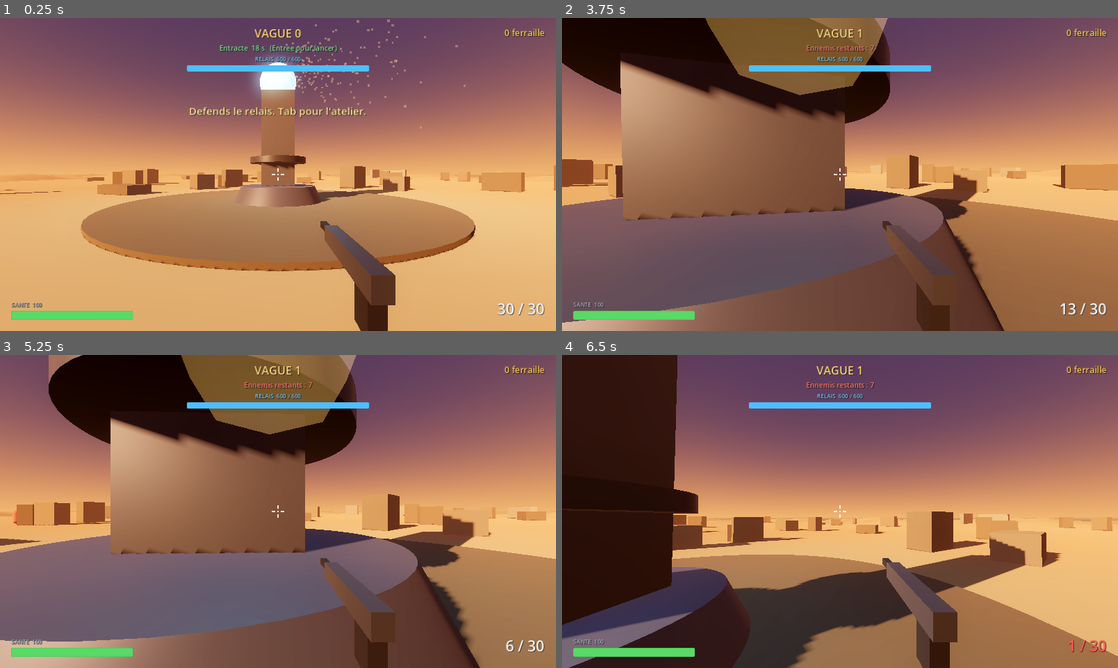
Above: before the commit, frames 1-4 (two rows, left to right).
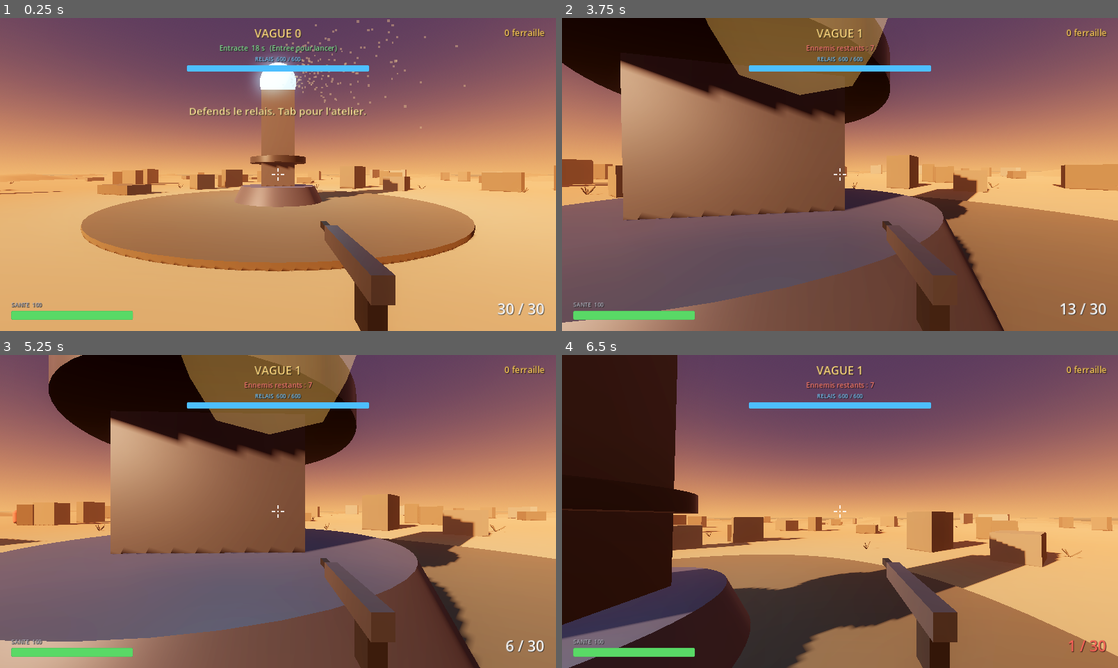
Above: after the commit, the same moments.

Repository: 100zb/tour-de-garde
Game: Godot game, scene res://scenes/main.tscn
Two runs of this game, one before a commit and one after it. Both use one fixed random seed, a clock stepped at 60 frames per second and the inputs below.
Inputs (mouse positions are in pixels of both pictures, inside the frame that each line leads up to):
- Up to frame 1 (0.25 s): no input
- Up to frame 2 (3.75 s): tap Enter (restart) at 0.5 s; move the mouse to (867, 174) at 0.52 s; press the mouse at (867, 174) at 0.53 s; hold W (move_forward) from 0.53 s (still down); tap Space (jump) at 0.77, 1.52, 3.02 s; move the mouse to (812, 174) at 1.27 s; release the mouse at (812, 174) at 1.28 s; tap Shift (sprint) at 1.35, 2.85 s; move the mouse to (851, 168) at 2.02 s; press the mouse at (851, 168) at 2.03 s; move the mouse to (834, 180) at 2.77 s; release the mouse at (834, 180) at 2.78 s; click (834, 180) at 2.92 s; move the mouse to (878, 177) at 3.52 s; press the mouse at (878, 177) at 3.53 s
- Up to frame 3 (5.25 s): keep holding W (move_forward); tap Space (jump) at 3.77, 4.52 s; move the mouse to (233, 508) at 4.27 s; release the mouse at (233, 508) at 4.28 s; tap Shift (sprint) at 4.35 s; move the mouse to (283, 511) at 5.02 s; press the mouse at (283, 511) at 5.03 s
- Up to frame 4 (6.5 s): move the mouse to (817, 505) at 5.77 s; release W (move_forward) at 5.78 s; release the mouse at (817, 505) at 5.78 s; hold D (move_right) from 5.78 s (still down); tap Shift (sprint) at 5.85 s; tap Space (jump) at 6.02 s

The runs differ from the first frame. In frame 1, less than 0.1% of the frame differs, in the area x 1-96%, y 51-56%; in frame 2, less than 0.1%, in the area x 3-100%, y 49-57%; in frame 3, less than 0.1%; in frame 4, less than 0.1%.

Commit message:
Phase 6 (3/4) - Vegetation morte
Ajoute _scatter_bushes() : 40 buissons secs, chacun un bouquet de 4 a 6
branches fines (BoxMesh 0.05x0.05, longueur 0.35-0.75m), inclinees
(20-55 deg) et tournees aleatoirement pour un aspect broussailleux
plutot qu'une forme geometrique nette. Positionnees a la vraie hauteur
du sol via terrain.gd::get_height(), comme les rochers/ruines.

Purement decoratif : ajoute comme enfant direct de Main (pas de
NavigationRegion3D), sans aucune collision, donc aucun impact sur le
maillage de navigation deja calcule. Meme boucle d'exclusion de
l'anneau de spawn (48 m ± 6 m) que les rochers/ruines (Phase precedente),
reutilisant ENEMY_SPAWN_RADIUS/SPAWN_EXCLUSION_MARGIN existants.

Verifie : test scripte headless confirmant 40 buissons generes, 0 en
violation de la marge de spawn, aucune collision ajoutee, et le noeud
Bushes bien enfant direct de Main. Captures d'ecran (vue d'ensemble +
gros plan) confirmant le rendu visuel attendu.

Co-Authored-By: Claude Sonnet 5 <noreply@anthropic.com>
Claude-Session: https://claude.ai/code/session_01JfH1K84Rym112DTN6enNAS

Diff:
--- a/scripts/main.gd
+++ b/scripts/main.gd
@@ -28,6 +28,7 @@
 	_scatter_ruins()
 	_bake_navigation()
 	_decorate_relay_surroundings()
+	_scatter_bushes()
 	Game.announce("Defends le relais. Tab pour l'atelier.")
 
 func _unhandled_input(_event: InputEvent) -> void:
@@ -255,6 +256,55 @@
 	$NavigationRegion3D.navigation_mesh = nav_mesh
 	$NavigationRegion3D.bake_navigation_mesh()
 
+## Ajoute des buissons secs (vegetation morte) : des bouquets de branches
+## fines, inclinees et tournees aleatoirement pour un aspect broussailleux.
+## Purement decoratif, sans collision, en dehors du NavigationRegion3D (pas
+## d'impact sur le maillage de navigation). Meme logique d'exclusion de
+## l'anneau de spawn que les rochers/ruines.
+func _scatter_bushes() -> void:
+	var rng := RandomNumberGenerator.new()
+	rng.seed = 20260917
+
+	var bushes := Node3D.new()
+	bushes.name = "Bushes"
+	add_child(bushes)
+
+	var material := StandardMaterial3D.new()
+	material.albedo_color = Color(0.42, 0.36, 0.28)
+	material.roughness = 1.0
+
+	for i in 40:
+		var angle := rng.randf() * TAU
+		var distance := rng.randf_range(14.0, 90.0)
+		while absf(distance - ENEMY_SPAWN_RADIUS) < SPAWN_EXCLUSION_MARGIN:
+			distance = rng.randf_range(14.0, 90.0)
+
+		var pos_x := cos(angle) * distance
+		var pos_z := sin(angle) * distance
+		var ground_y: float = $NavigationRegion3D/Ground.get_height(pos_x, pos_z)
+
+		var bush := Node3D.new()
+		bush.position = Vector3(pos_x, ground_y, pos_z)
+		bush.rotation.y = rng.randf() * TAU
+		bushes.add_child(bush)
+
+		var branch_count := rng.randi_range(4, 6)
+		for b in branch_count:
+			var length := rng.randf_range(0.35, 0.75)
+			var branch := MeshInstance3D.new()
+			var box := BoxMesh.new()
+			box.size = Vector3(0.05, length, 0.05)
+			branch.mesh = box
+			branch.material_override = material
+
+			var lean := deg_to_rad(rng.randf_range(20.0, 55.0))
+			var spin := rng.randf() * TAU
+			branch.rotation = Vector3(lean, spin, 0.0)
+			# La branche part du sol (pivot du buisson) et s'etend vers le
+			# haut le long de son propre axe local, apres inclinaison.
+			branch.position = branch.transform.basis.y * (length * 0.5)
+			bush.add_child(branch)
+
 ## Ajoute des elements visuels simples autour du relais : une dalle au sol,
 ## un anneau de renfort sur le fut, et un socle visible sous chaque
 ## emplacement de tourelle (visible meme avant achat). Purement decoratif,
